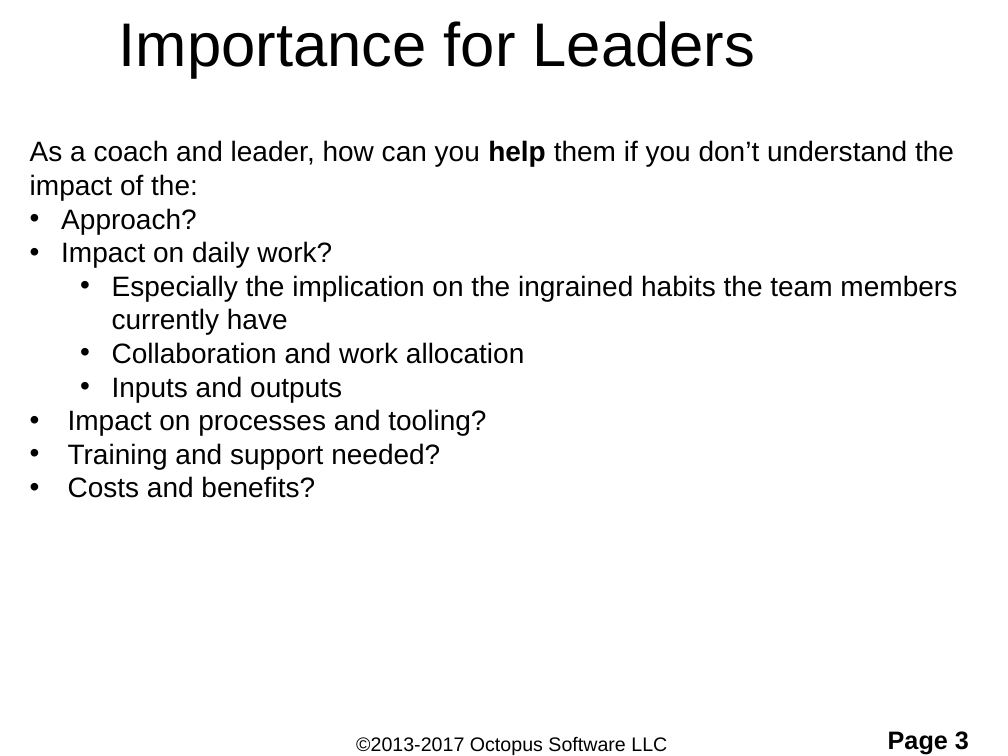
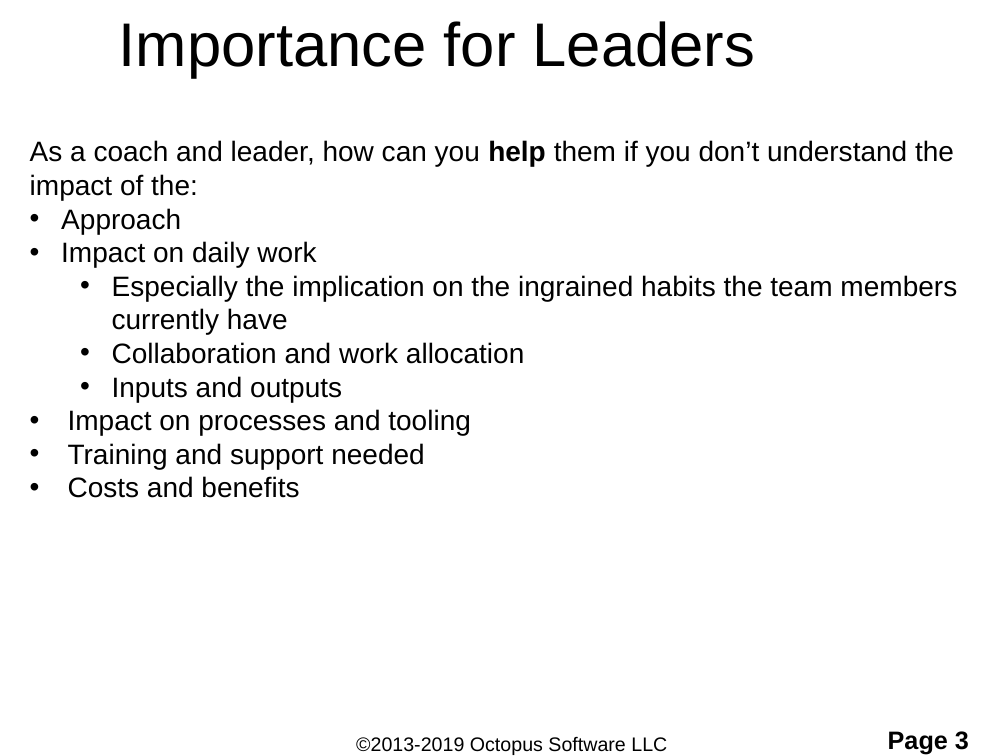
Before and after one commit to ShaneOctopus/RomanConversionStarting, a slide deck: slide 3 of workingFiles/TDD and BDD.pptx. Drawn at 1008x756 pixels with LibreOffice and Linux fonts; fonts in the diff are those of the drawing; background and template pictures are left out. Boxes give left, top, right and bottom in pixels: in the first picture for what was removed or moved away, otherwise in the second. Text is boxed around its words. In the diff, an @@ line names an element or a change of style, - is before the commit and + after.

```diff
--- a/workingFiles/TDD and BDD.pptx
+++ b/workingFiles/TDD and BDD.pptx
@@ text at (61, 208, 316, 267): text changed @@
-• Approach?
-• Impact on daily work?
+• Approach
+• Impact on daily work
@@ text at (68, 409, 471, 498): text changed @@
-• Impact on processes and tooling?
-• Training and support needed?
-• Costs and benefits?
+• Impact on processes and tooling
+• Training and support needed
+• Costs and benefits
@@ text at (356, 737, 667, 755): text changed @@
-©2013-2017 Octopus Software LLC
+©2013-2019 Octopus Software LLC
```
Also in this commit, not shown: 22 other slides changed, 1 other file.
